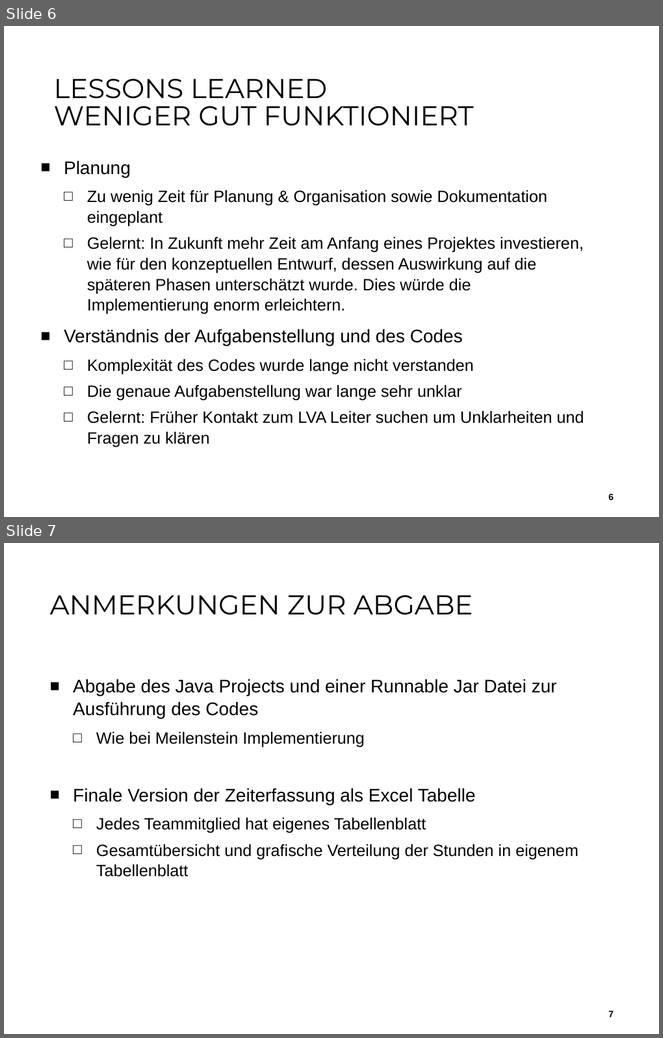
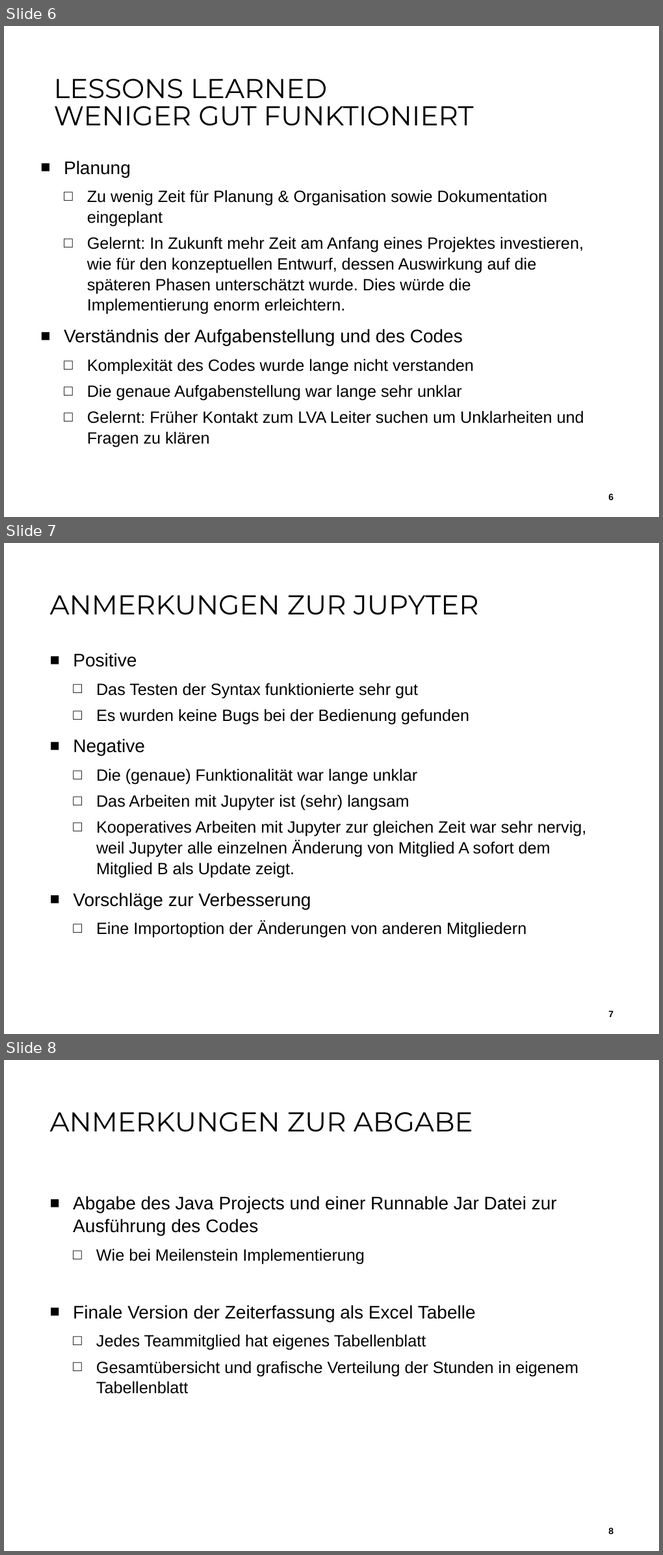
Before and after one commit to aistleithnera/258321_DKE_PR, a slide deck: Dokumente/Projektabschluss/Endabgabe_Projektabschluss.pptx. Shown one above the other, each under a label of ours: slides 6 and 7 before the commit, slides 6, 7 and 8 after it. The pictures are 663x1038 and 663x1555 pixels, drawn with LibreOffice and Linux fonts; fonts in the diff are those of the drawing; background and template pictures are left out. Boxes give left, top, right and bottom in pixels: in the first picture for what was removed or moved away, otherwise in the second. Text is boxed around its words. In the diff, an @@ line names an element or a change of style, - is before the commit and + after.

Commit message:
UpdatePräsentation

```diff
--- a/Dokumente/Projektabschluss/Endabgabe_Projektabschluss.pptx
+++ b/Dokumente/Projektabschluss/Endabgabe_Projektabschluss.pptx
@@ slide 7 added at (x1=4, y1=543, x2=659, y2=1034), background #FFFFFF @@
@@ title added at (x1=50, y1=595, x2=479, y2=615), 30 pt, text #000000 @@
+ANMERKUNGEN ZUR JUPYTER
@@ text added at (x1=73, y1=653, x2=587, y2=938), 18 pt, text #000000 @@
+■ Positive
+  □ Das Testen der Syntax funktionierte sehr gut
+  □ Es wurden keine Bugs bei der Bedienung gefunden
+■ Negative
+  □ Die (genaue) Funktionalität war lange unklar
+  □ Das Arbeiten mit Jupyter ist (sehr) langsam
+  □ Kooperatives Arbeiten mit Jupyter zur gleichen Zeit war sehr nervig, weil Jupyter alle einzelnen Änderung von Mitglied A sofort dem Mitglied B als Update zeigt.
+■ Vorschläge zur Verbesserung
+  □ Eine Importoption der Änderungen von anderen Mitgliedern
@@ page number added at (x1=608, y1=1011, x2=614, y2=1017), 10 pt, text #000000, bold @@
+7
@@ what was slide 7 is now slide 8 @@
@@ page number at (x1=608, y1=1528, x2=614, y2=1534): text changed @@
-7
+8
```
